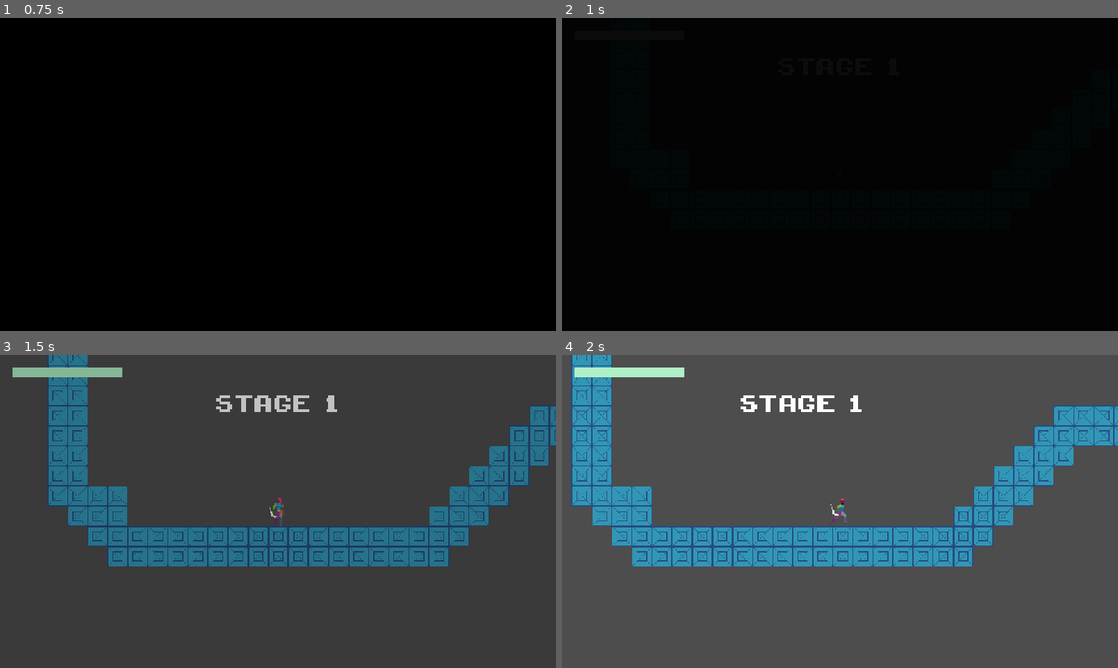
Above: before the commit, frames 1-4 (two rows, left to right).
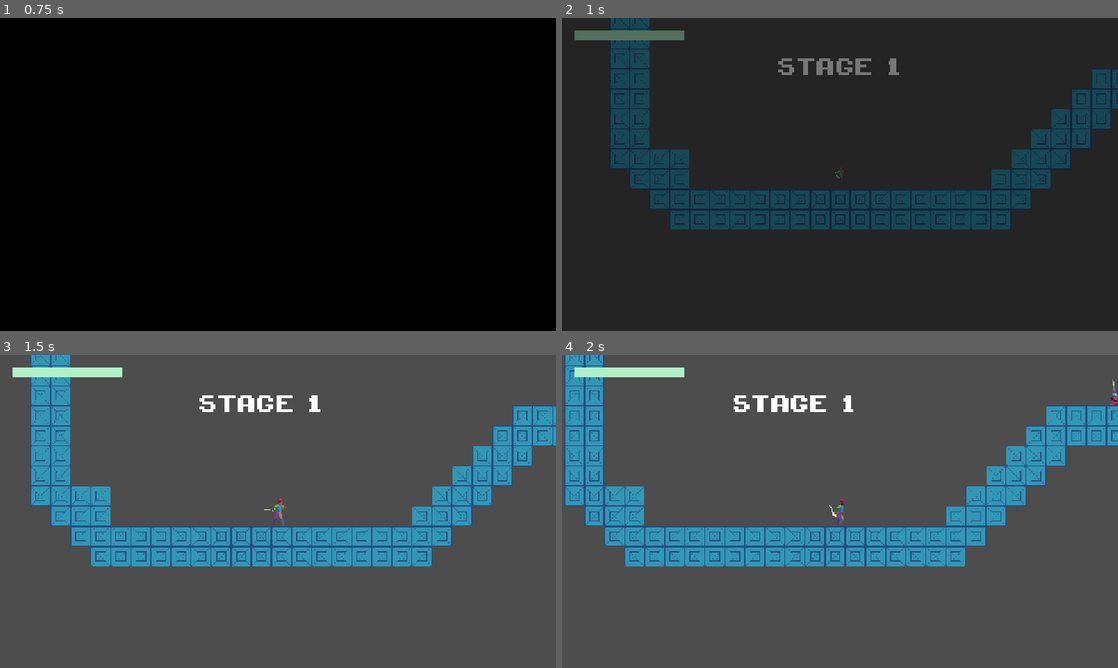
Above: after the commit, the same moments.

Repository: jbradlim08/MindBlade
Game: Godot game, scene res://scene/game/main_menu.tscn
The game is run twice, just before and just after one commit, with the same random seed, the same clock (stepped at 60 frames per second) and the same inputs.
Inputs (mouse positions are in pixels of both pictures, inside the frame that each line leads up to):
- Up to frame 1 (0.75 s): click (122, 174) at 0.5 s
- Up to frame 2 (1 s): no input
- Up to frame 3 (1.5 s): tap Enter at 1.25 s; move the mouse to (400, 495) at 1.27 s; hold D (right) from 1.28 s (still down); hold E (set-checkpoint) from 1.28 s (still down); click (400, 495) at 1.42 s
- Up to frame 4 (2 s): keep holding D (right); keep holding E (set-checkpoint); tap W (jump) at 1.52 s; tap R (to_checkpoint) at 1.55 s

Frame 1 is identical in both runs. In frame 2, 100% of the frame differs, in the area x 0-100%, y 0-100%; in frame 3, 21%; in frame 4, 8.3%.

Commit message:
Adjust value in transition function in base_player.gd to ensure the game is enjoyable. Remove unnecessary variable has_checkpoint

Diff:
--- a/character/base_player.gd
+++ b/character/base_player.gd
@@ -59,7 +59,6 @@
 		return
 	# set checkpoint
 	if event.is_action_pressed("set-checkpoint") and check_checkpoint():
-		SceneManager.has_checkpoint = true
 		SceneManager.set_checkpoint_pos(global_position)
 		can_put_checkpoint = false
 		checkpoint_timer.start()
@@ -346,15 +345,6 @@
 #endregion
 
 #region Auxiliary Function
-func entrance() -> void:
-	var target_scale := sprite.scale
-	sprite.scale = Vector2(0.3, 0.3)
-
-	var tween := create_tween()
-	tween.set_trans(Tween.TRANS_BACK).set_ease(Tween.EASE_IN_OUT)
-	tween.tween_property(sprite, "scale", target_scale, 0.5)
-	await tween.finished
-
 func has_orbitting_blade() -> bool:
 	for blade in blades:
 		if blade.cur_state == Blade.BladeState.ORBIT:
@@ -369,6 +359,15 @@
 	var floor_group := ground_detector.get_collider()
 	return floor_group != null and floor_group.is_in_group("world")
 
+func entrance() -> void:
+	var target_scale := sprite.scale
+	sprite.scale = Vector2(0.3, 0.3)
+
+	var tween := create_tween()
+	tween.set_trans(Tween.TRANS_BACK).set_ease(Tween.EASE_IN_OUT)
+	tween.tween_property(sprite, "scale", target_scale, 0.5)
+	await tween.finished
+
 func transition() -> void:
 	set_enemies_active(false) # enemies paused
 	var layer := CanvasLayer.new()
@@ -383,7 +382,7 @@
 
 	# 1. fade to black
 	var fade_out := create_tween()
-	fade_out.tween_property(fade_rect, "color:a", 1.0, 0.3)
+	fade_out.tween_property(fade_rect, "color:a", 1.0, 0.2)
 	await fade_out.finished
 
 	# 2. blackout: teleport, then let the player fall and settle
@@ -392,13 +391,13 @@
 	anim.speed_scale = 1.0 # resume the animations
 	sprite.self_modulate = Color.WHITE   # turn normal
 	set_physics_process(true) # so player can fall
-	await get_tree().create_timer(0.4).timeout
+	await get_tree().create_timer(0.3).timeout
 	set_state(PlayerState.IDLE)
 
 	# 3. zoom in and fade in together
 	entrance()
 	var fade_in := create_tween()
-	fade_in.tween_property(fade_rect, "color:a", 0.0, 0.7)
+	fade_in.tween_property(fade_rect, "color:a", 0.0, 0.5)
 	await fade_in.finished
 
 	layer.queue_free()
@@ -464,35 +463,32 @@
 	can_hurt = true
 	can_get_input = true
 
-
-func check_danger_collision_pos() -> Vector2:
-	var danger_collision_pos: Vector2 = Vector2.ZERO
-	for i in get_slide_collision_count():
-		var collision = get_slide_collision(i)
-		danger_collision_pos = collision.get_position()
-		break
-
-	return danger_collision_pos
-
-func check_danger(danger_collision_pos: Vector2) -> void:
-	# local pos of the danger_tilemap in collision pos
-	var local_pos = danger_tilemap.to_local(danger_collision_pos)
-	# use that local_pos to find where the map coordinate
-	var coords = danger_tilemap.local_to_map(local_pos)
-	var tile_data: TileData = danger_tilemap.get_cell_tile_data(coords)
-
-	if tile_data:
-		var type = tile_data.get_custom_data("type")
-		match type:
-			"spike":
-				hit_danger()
-			"lava":
-				pass
-
-	else:
-		return
-
-
+#func check_danger_collision_pos() -> Vector2:
+	#var danger_collision_pos: Vector2 = Vector2.ZERO
+	#for i in get_slide_collision_count():
+		#var collision = get_slide_collision(i)
+		#danger_collision_pos = collision.get_position()
+		#break
+	#
+	#return danger_collision_pos
+#
+#func check_danger(danger_collision_pos: Vector2) -> void:
+	## local pos of the danger_tilemap in collision pos
+	#var local_pos = danger_tilemap.to_local(danger_collision_pos)
+	## use that local_pos to find where the map coordinate
+	#var coords = danger_tilemap.local_to_map(local_pos)
+	#var tile_data: TileData = danger_tilemap.get_cell_tile_data(coords)
+#
+	#if tile_data:
+		#var type = tile_data.get_custom_data("type")
+		#match type:
+			#"spike":
+				#hit_danger()
+			#"lava":
+				#pass
+		#
+	#else:
+		#return
 #endregion
 
 #region Timer
--- a/enemy/ground/headknife.gd
+++ b/enemy/ground/headknife.gd
@@ -240,7 +240,7 @@
 	await anim.animation_finished
 	SignalManager.on_hk_die.emit(global_position, dir)
 
-# Auxiliary
+#region Auxiliary
 func to_player_dir() -> float:
 	return sign(global_position.x - player_ref.global_position.x)
 
@@ -248,6 +248,7 @@
 	var tween := create_tween()
 	tween.tween_property(sprite, "self_modulate", Color(7, 7, 7), 0.0)
 	tween.tween_property(sprite, "self_modulate", Color(1, 1, 1), 0.2)
+#endregion
 
 func take_damage(amount: int) -> void:
 	if can_hurt:
--- a/global/scene_manager.gd
+++ b/global/scene_manager.gd
@@ -4,7 +4,6 @@
 const MAIN_MENU = preload("res://scene/game/main_menu.tscn")
 
 var checkpoint_pos: Vector2
-var has_checkpoint: bool = false
 
 func get_checkpoint_pos() -> Vector2: return checkpoint_pos
 func set_checkpoint_pos(val: Vector2)-> void: checkpoint_pos = val
--- a/script/level.gd
+++ b/script/level.gd
@@ -8,8 +8,7 @@
 	player_ref = get_tree().get_first_node_in_group(
 		 Constants.PLAYER_BODY_GROUP
 	)
-	if not SceneManager.has_checkpoint:
-		SceneManager.set_checkpoint_pos(DataManager.get_level_start_pos(1))
+	SceneManager.set_checkpoint_pos(DataManager.get_level_start_pos(1))
 
 	fade_in()
 
@@ -30,12 +29,12 @@
 	# blackout: nothing is paused, so the player falls and goes idle for real
 	player_ref.can_get_input = false
 	player_ref.global_position = SceneManager.get_checkpoint_pos()
-	await get_tree().create_timer(0.4).timeout   # time to land
+	await get_tree().create_timer(0.2).timeout   # time to land
 
 	# zoom in and fade in together
 	player_ref.entrance()
 	var tween := create_tween()
-	tween.tween_property(fade_rect, "color:a", 0.0, 0.7)
+	tween.tween_property(fade_rect, "color:a", 0.0, 0.5)
 	await tween.finished
 
 	player_ref.can_get_input = true
--- a/script/main_menu.gd
+++ b/script/main_menu.gd
@@ -10,7 +10,6 @@
 	)
 	player_ref.set_process_unhandled_input(false)
 	player_ref.set_process_input(false)
-	SceneManager.has_checkpoint = false # temporary
 	player_ref.global_position = DataManager.get_level_start_pos(0)
 	SignalManager.on_player_crit.connect(freeze_game)
 
